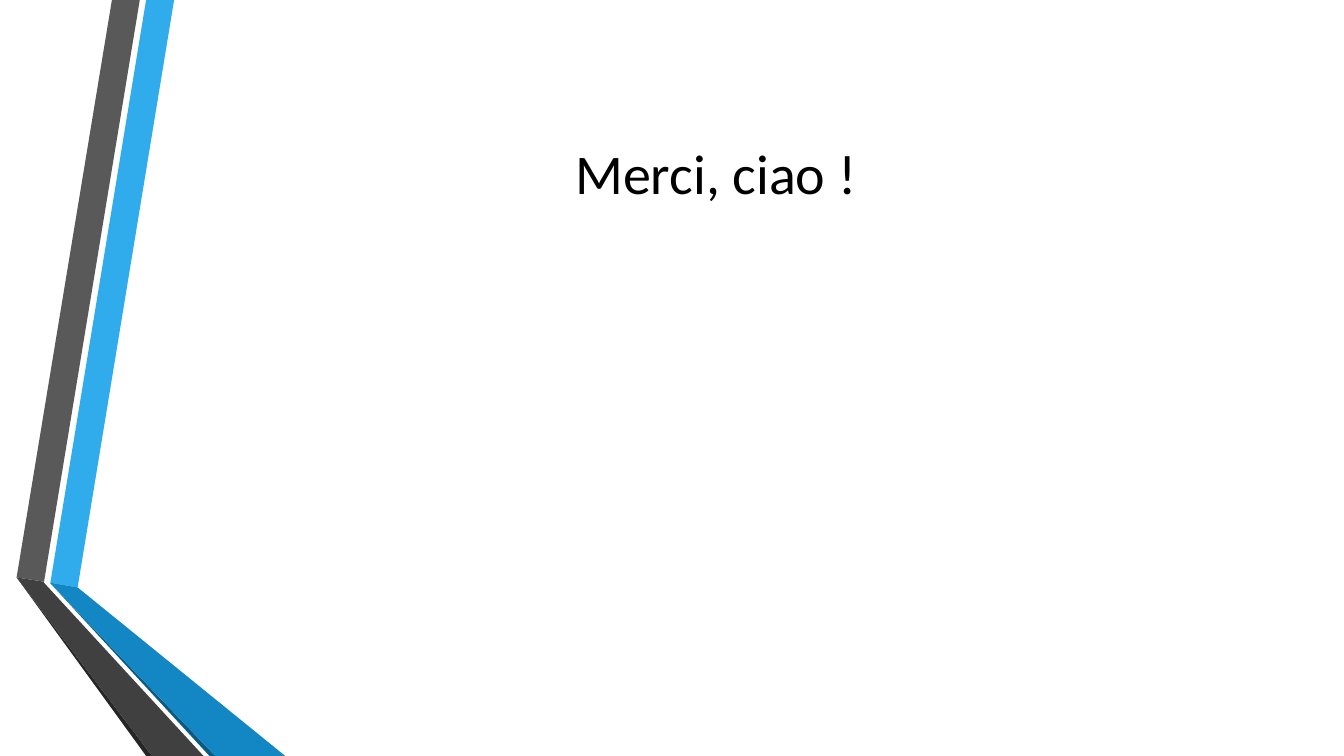
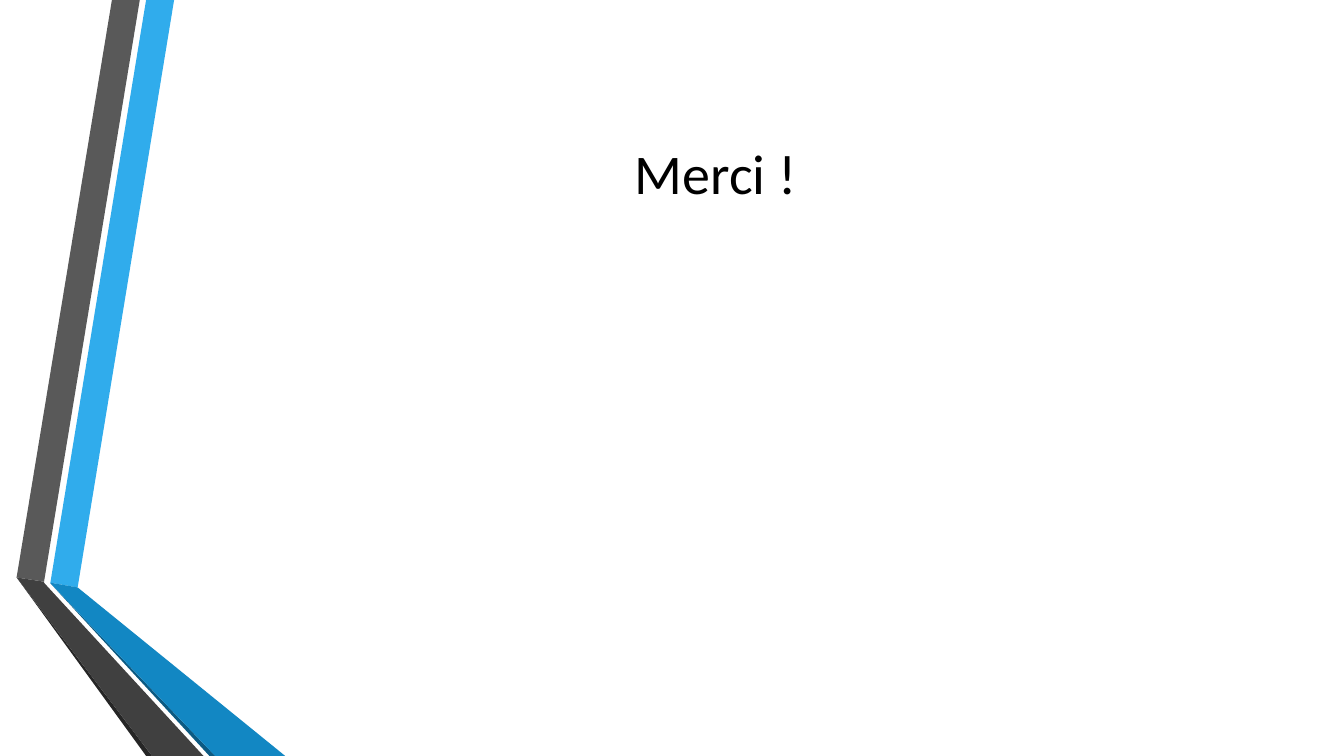
Before and after one commit to xajkep/Teaching-HEIGVD-AMT-2015-Project, a slide deck: slide 13 of Presentation/AMT_BSWZ_projet.pptx (slide 12 before the commit). Drawn at 1344x756 pixels with LibreOffice and Linux fonts; fonts in the diff are those of the drawing; background and template pictures are left out. Boxes give left, top, right and bottom in pixels: in the first picture for what was removed or moved away, otherwise in the second. Text is boxed around its words. In the diff, an @@ line names an element or a change of style, - is before the commit and + after.

```diff
--- a/Presentation/AMT_BSWZ_projet.pptx
+++ b/Presentation/AMT_BSWZ_projet.pptx
@@ title at box(635, 155, 766, 195): text changed @@
-Merci, ciao !
+Merci !
```
Also in this commit, not shown: 5 other slides changed, 1 slide added.
